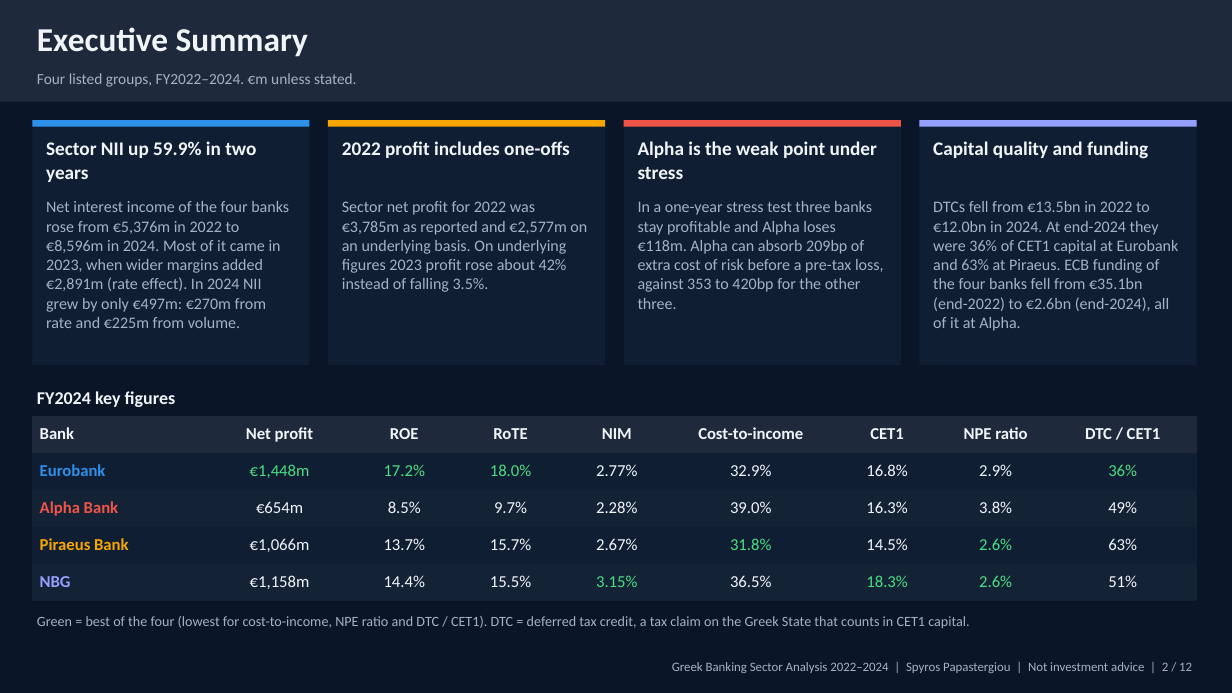
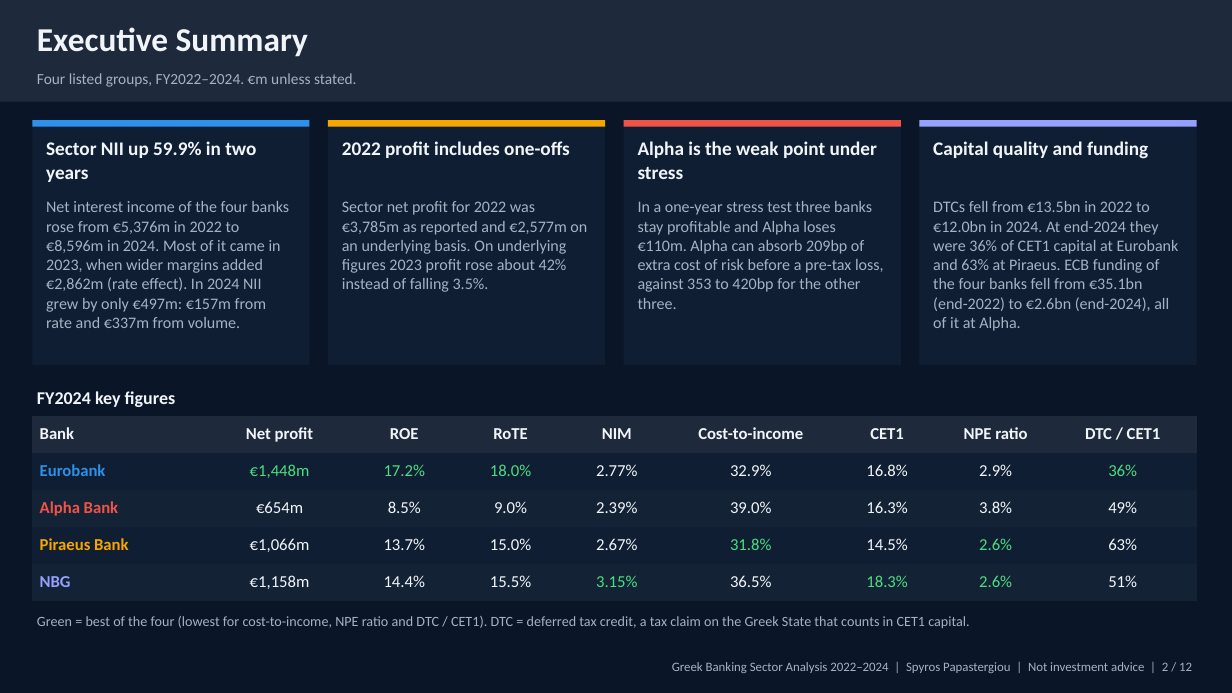
Before and after one commit to papastergiousp-maker/greek-banking-sector-analysis, a slide deck: slide 2 of deliverables/greek_banking_deck.pptx. Drawn at 1232x693 pixels with LibreOffice and Linux fonts; fonts in the diff are those of the drawing. Boxes give left, top, right and bottom in pixels: in the first picture for what was removed or moved away, otherwise in the second. Text is boxed around its words. In the diff, an @@ line names an element or a change of style, - is before the commit and + after.

```diff
--- a/deliverables/greek_banking_deck.pptx
+++ b/deliverables/greek_banking_deck.pptx
@@ text at [46,201,289,328]: text changed @@
-Net interest income of the four banks rose from €5,376m in 2022 to €8,596m in 2024. Most of it came in 2023, when wider margins added €2,891m (rate effect). In 2024 NII grew by only €497m: €270m from rate and €225m from volume.
+Net interest income of the four banks rose from €5,376m in 2022 to €8,596m in 2024. Most of it came in 2023, when wider margins added €2,862m (rate effect). In 2024 NII grew by only €497m: €157m from rate and €337m from volume.
@@ text at [638,201,884,309]: text changed @@
-In a one-year stress test three banks stay profitable and Alpha loses €118m. Alpha can absorb 209bp of extra cost of risk before a pre-tax loss, against 353 to 420bp for the other three.
+In a one-year stress test three banks stay profitable and Alpha loses €110m. Alpha can absorb 209bp of extra cost of risk before a pre-tax loss, against 353 to 420bp for the other three.
@@ table at [32,416,1197,601] @@
-row 3, column 4: 9.7%
+row 3, column 4: 9.0%
-row 3, column 5: 2.28%
+row 3, column 5: 2.39%
-row 4, column 4: 15.7%
+row 4, column 4: 15.0%
```
Also in this commit, not shown: 6 other slides changed, 32 other files.
